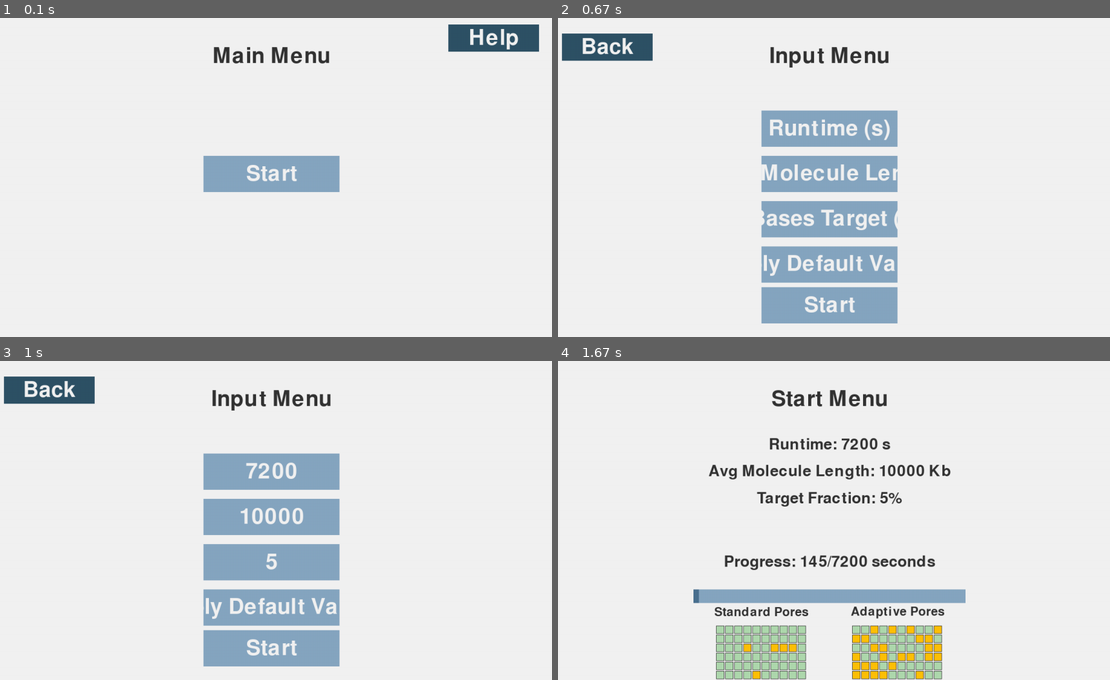
Above: before the commit, frames 1-4 (two rows, left to right).
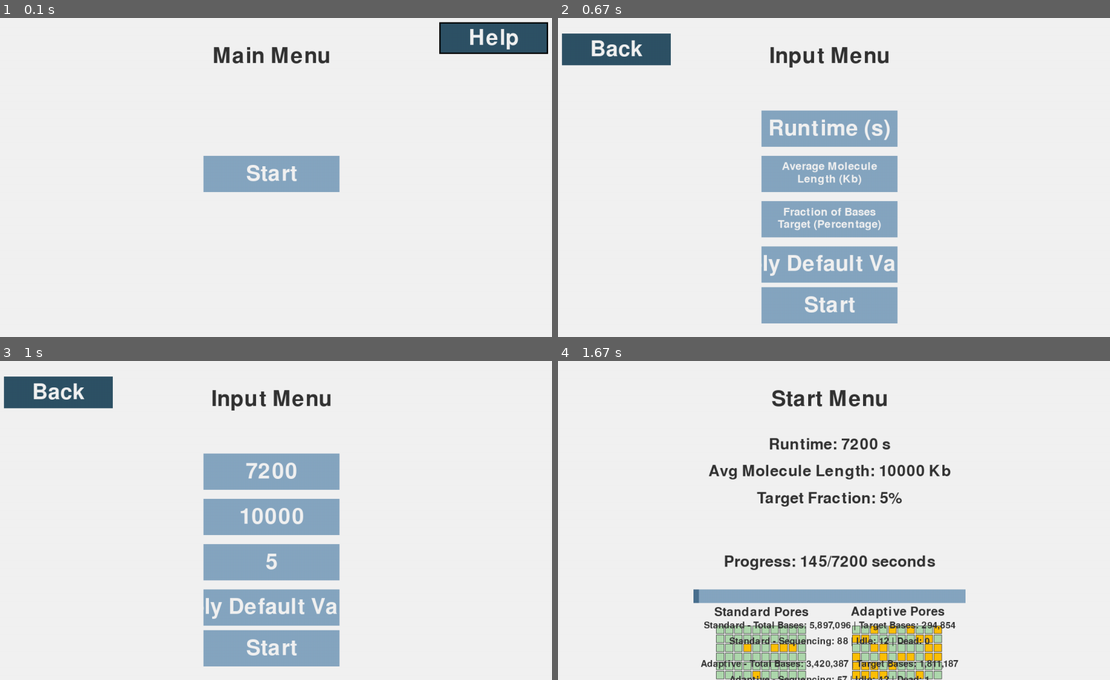
Above: after the commit, the same moments.

Repository: Leina85/A-Level-NEA
Game: pygame game, started from NEA/pipeline/Doc-NEA/P2.py
Two runs of this game, one before a commit and one after it. Both use one fixed random seed, a clock stepped at 60 frames per second and the inputs below.
Inputs (mouse positions are in pixels of both pictures, inside the frame that each line leads up to):
- Up to frame 1 (0.1 s): no input
- Up to frame 2 (0.67 s): click (828, 174) at 0.38 s
- Up to frame 3 (1 s): click (325, 590) at 0.72 s
- Up to frame 4 (1.67 s): click "Start" at 1.05 s; click (1043, 632) at 1.38 s

The runs differ from the first frame. In frame 1, 0.6% of the frame differs, in the area x 79-100%, y 1-12%; in frame 2, 2.6%, in the area x 0-62%, y 4-67%; in frame 3, 1.0%; in frame 4, 1.7%.

Commit message:
changes formatting so everything fits on the window

Diff:
--- a/NEA/pipeline/Doc-NEA/P2.py
+++ b/NEA/pipeline/Doc-NEA/P2.py
@@ -26,11 +26,24 @@
     'title': '#333333',
     'sequencing': '#AFD9AE',
     'idle': '#FFC107',
-    'dead': '#F88378'
+    'dead': '#F88378',
+    'outline': '#000000'
 }
 
+# font size constants
+FONT_SIZES = {
+    'title': 70,
+    'nav': 70,
+    'help': 28,
+    'button_small': 36,
+    'display': 50,
+    'result': 35,
+    'grid_title': 40,
+    'summary': 30
+}
+
 DEFAULT_BTN_SIZE = (240, 64)
-NAV_BTN_SIZE = (200, 60)
+NAV_BTN_SIZE = (240, 70)
 MAIN_BTN_SIZE = (300, 80)
 
 SCREENS = {
@@ -39,8 +52,8 @@
         'buttons': {
             'start': {'pos': (640, 360), 'text': 'Start', 'target': 'input_menu', 'size': MAIN_BTN_SIZE},
             'help': {'pos': (1130, 60), 'text': 'Help', 'size': NAV_BTN_SIZE, 'colour': 'navbtn', 'dropdown': True},
-            'help1': {'pos': (1130, 120), 'text': 'What is Nanopore Sequencing?', 'target': 'help_menu_1', 'size': NAV_BTN_SIZE, 'colour': 'navbtn', 'hidden': True},
-            'help2': {'pos': (1130, 180), 'text': 'What Values Should I input?', 'target': 'help_menu_2', 'size': NAV_BTN_SIZE, 'colour': 'navbtn', 'hidden': True}
+            'help1': {'pos': (1130, 135), 'text': 'What is Nanopore\nSequencing?', 'target': 'help_menu_1', 'size': NAV_BTN_SIZE, 'colour': 'navbtn', 'hidden': True},
+            'help2': {'pos': (1130, 210), 'text': 'What Values\nShould I input?', 'target': 'help_menu_2', 'size': NAV_BTN_SIZE, 'colour': 'navbtn', 'hidden': True}
         },
         'dropdown_open': False
     },
@@ -59,8 +72,8 @@
         'navbtn': {'text': 'Back', 'target': 'main_menu'},
         'buttons': {
             1: {'pos': (640, 260), 'text': '', 'size': MAIN_BTN_SIZE, 'input': True, 'label': 'Runtime (s)'},
-            2: {'pos': (640, 360), 'text': '', 'size': MAIN_BTN_SIZE, 'input': True, 'label': 'Average Molecule Length (Kb)'},
-            3: {'pos': (640, 460), 'text': '', 'size': MAIN_BTN_SIZE, 'input': True, 'label': 'Fraction of Bases Target (Percentage)', 'max_length': 2},
+            2: {'pos': (640, 360), 'text': '', 'size': MAIN_BTN_SIZE, 'input': True, 'label': 'Average Molecule\nLength (Kb)'},
+            3: {'pos': (640, 460), 'text': '', 'size': MAIN_BTN_SIZE, 'input': True, 'label': 'Fraction of Bases\nTarget (Percentage)', 'max_length': 2},
             'default_values': {'pos': (640, 560), 'text': 'Apply Default Values', 'size': MAIN_BTN_SIZE},
             'start': {'pos': (640, 650), 'text': 'Start', 'target': 'start_menu', 'size': MAIN_BTN_SIZE}
         }
@@ -97,7 +110,6 @@
         'adaptive_results': adaptive_data
     })
 
-#####
 def draw_pore_grid(screen, flow_cell, x_start, y_start, title):
     """Draw a 10x10 grid representing pore states"""
     title_font = pygame.font.Font(None, 40)
@@ -109,9 +121,6 @@
 
     # Draw 10x10 grid
     for i in range(100):
-        if flow_cell is None:
-            continue
-
         row = i // GRID_SIZE
         col = i % GRID_SIZE
         pore = flow_cell[i]
@@ -134,7 +143,6 @@
 
         # Draw border
         pygame.draw.rect(screen, pygame.Color('#333333'), (x, y, SQUARE_SIZE, SQUARE_SIZE), 1)
-#####
 
 def run_simulation_thread(runtime, avg_molecule_length, target_fraction, screen_data):
     simulation_state['running'] = True
@@ -283,11 +291,11 @@
 
     # draw help text
     if 'help_text' in screen_info:
-        help_font = pygame.font.Font(None, 40)
+        help_font = pygame.font.Font(None, 28)
         words = screen_info['help_text'].split(' ')
         lines = []
         current_line = []
-        max_width = SCREEN_WIDTH - 200
+        max_width = SCREEN_WIDTH - 50
 
         for word in words:
             test_line = ' '.join(current_line + [word])
@@ -299,12 +307,12 @@
                 current_line = [word]
         lines.append(' '.join(current_line))
 
-        y_offset = 250
+        y_offset = 180  # Moved up from 250
         for line in lines:
             line_surf = help_font.render(line, True, COLOURS['title'])
             line_rect = line_surf.get_rect(center=(SCREEN_WIDTH // 2, y_offset))
             screen.blit(line_surf, line_rect)
-            y_offset += 50
+            y_offset += 40  # Reduced from 50 to 40
 
     # draw display text and simulation results
     if current_screen == 'start_menu':
@@ -370,29 +378,77 @@
                 # Adaptive grid on right
                 adp_x = (SCREEN_WIDTH // 2) + (spacing // 2)
 
-                # Draw both grids
+                # draw both grids
                 draw_pore_grid(screen, simulation_state['standard_results'], std_x, y_offset, "Standard Pores")
                 draw_pore_grid(screen, simulation_state['adaptive_results'], adp_x, y_offset, "Adaptive Pores")
 
-                y_offset += grid_total_width + 60
-
-                # Still show text summary below grids
-                standard_pore = simulation_state['standard_results'][0]
-                adaptive_pore = simulation_state['adaptive_results'][0]
-
+                ############
+                # calculate summary statistics across ALL pores
+                standard_flow_cell = simulation_state['standard_results']
+                adaptive_flow_cell = simulation_state['adaptive_results']
+
+                # initialize counters
+                std_total_bases = 0
+                std_target_bases = 0
+                std_sequencing_count = 0
+                std_idle_count = 0
+                std_dead_count = 0
+
+                adp_total_bases = 0
+                adp_target_bases = 0
+                adp_sequencing_count = 0
+                adp_idle_count = 0
+                adp_dead_count = 0
+
+                # sum up statistics for standard pores
+                for i in range(100):
+                    pore = standard_flow_cell[i]
+                    std_total_bases += pore[3]  # total bases sequenced
+                    std_target_bases += pore[4]  # target bases sequenced
+
+                    # count pore states
+                    if pore[1] == 0:  # dead
+                        std_dead_count += 1
+                    elif pore[0]:  # sequencing
+                        std_sequencing_count += 1
+                    else:  # idle
+                        std_idle_count += 1
+
+                # sum up statistics for adaptive pores
+                for i in range(100):
+                    pore = adaptive_flow_cell[i]
+                    adp_total_bases += pore[3]  # total bases sequenced
+                    adp_target_bases += pore[4]  # target bases sequenced
+
+                    # Count pore states
+                    if pore[1] == 0:  # dead
+                        adp_dead_count += 1
+                    elif pore[0]:  # sequencing
+                        adp_sequencing_count += 1
+                    else:  # idle
+                        adp_idle_count += 1
+
+                # Display summary statistics
                 result_font = pygame.font.Font(None, 30)
 
-                # Summary statistics
-                std_text = f"Standard: Total Bases: {standard_pore[3]:,} | Target: {standard_pore[4]:,}"
-                std_surf = result_font.render(std_text, True, COLOURS['title'])
-                std_rect = std_surf.get_rect(center=(SCREEN_WIDTH // 2, y_offset))
-                screen.blit(std_surf, std_rect)
-                y_offset += 40
-
-                adp_text = f"Adaptive: Total Bases: {adaptive_pore[3]:,} | Target: {adaptive_pore[4]:,}"
-                adp_surf = result_font.render(adp_text, True, COLOURS['title'])
-                adp_rect = adp_surf.get_rect(center=(SCREEN_WIDTH // 2, y_offset))
-                screen.blit(adp_surf, adp_rect)
+                # Display summary statistics
+                result_font = pygame.font.Font(None, 30)
+
+                # Helper function to draw centered text
+                def draw_text(text, y):
+                    surf = result_font.render(text, True, COLOURS['title'])
+                    screen.blit(surf, surf.get_rect(center=(SCREEN_WIDTH // 2, y)))
+
+                # Standard pores summary
+                draw_text(f"Standard - Total Bases: {std_total_bases:,} | Target Bases: {std_target_bases:,}", y_offset)
+                y_offset += 35
+                draw_text(f"Standard - Sequencing: {std_sequencing_count} | Idle: {std_idle_count} | Dead: {std_dead_count}", y_offset)
+                y_offset += 50
+
+                # Adaptive pores summary
+                draw_text(f"Adaptive - Total Bases: {adp_total_bases:,} | Target Bases: {adp_target_bases:,}", y_offset)
+                y_offset += 35
+                draw_text(f"Adaptive - Sequencing: {adp_sequencing_count} | Idle: {adp_idle_count} | Dead: {adp_dead_count}", y_offset)
 
     # draw buttons
     if 'buttons' in screen_info:
@@ -425,9 +481,26 @@
             else:
                 displaytext = btn_data['text']
 
-            textsurf = font.render(displaytext, True, COLOURS['text'])
-            textrect = textsurf.get_rect(center=rect.center)
-            screen.blit(textsurf, textrect)
+            # Handle multi-line text
+            if '\n' in displaytext:
+                lines = displaytext.split('\n')
+                line_font = pygame.font.Font(None, 36)
+                line_spacing = 28
+                total_height = len(lines) * line_spacing
+                start_y = rect.centery - (total_height // 2) + (line_spacing // 2) - 2
+
+                for i, line in enumerate(lines):
+                    textsurf = line_font.render(line, True, COLOURS['text'])
+                    textrect = textsurf.get_rect(center=(rect.centerx, start_y + i * line_spacing))
+                    screen.blit(textsurf, textrect)
+            else:
+                textsurf = font.render(displaytext, True, COLOURS['text'])
+                textrect = textsurf.get_rect(center=rect.center)
+                screen.blit(textsurf, textrect)
+
+            # Draw black outline for nav buttons (help dropdown buttons)
+            if btn_data.get('colour') == 'navbtn':
+                pygame.draw.rect(screen, COLOURS['outline'], rect, 3)
 
     pygame.display.update()
 
